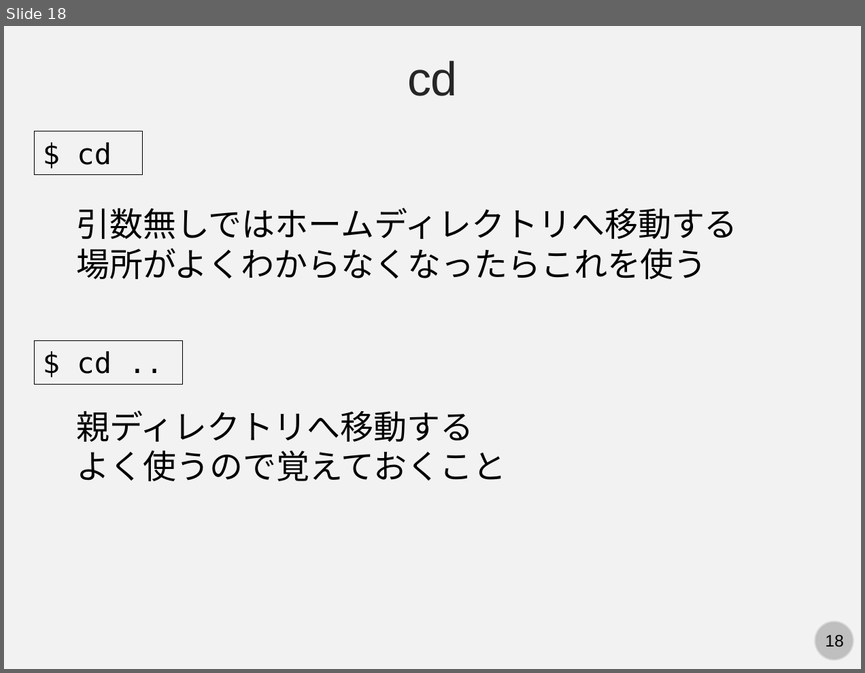
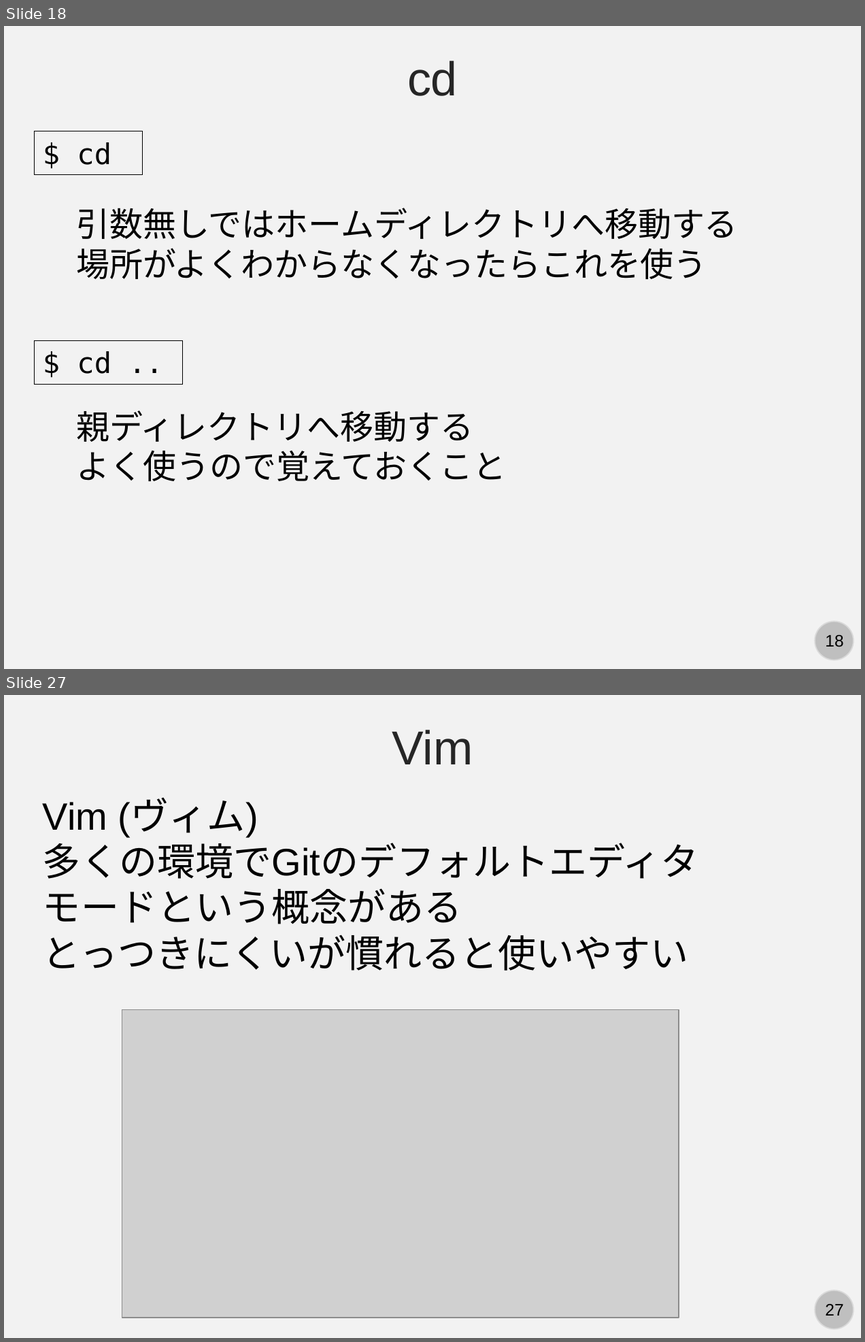
Before and after one commit to kaityo256/github, a slide deck: command/fig/slide.pptx. Shown one above the other, each under a label of ours: slide 18 before the commit, slides 18 and 27 after it; the slides between them are not shown. The pictures are 865x673 and 865x1342 pixels, drawn with LibreOffice and Linux fonts; fonts in the diff are those of the drawing; grey boxes stand for pictures. Boxes give left, top, right and bottom in pixels: in the first picture for what was removed or moved away, otherwise in the second. Text is boxed around its words. In the diff, an @@ line names an element or a change of style, - is before the commit and + after.

```diff
--- a/command/fig/slide.pptx
+++ b/command/fig/slide.pptx
@@ slide 27 added at (4,695,861,1338), background #F2F2F2; not listed: 2 template elements that a slide beside it also shows @@
@@ text added at (392,730,473,764), 40 pt, text #262626 @@
+Vim
@@ text added at (43,800,698,970), 32 pt, text #000000 @@
+Vim (ヴィム)
+多くの環境でGitのデフォルトエディタ
+モードという概念がある
+とっつきにくいが慣れると使いやすい
@@ picture added at (122,1009,679,1317) @@
```
Also in this commit, not shown: 1 slide changed, 8 other slides added.
